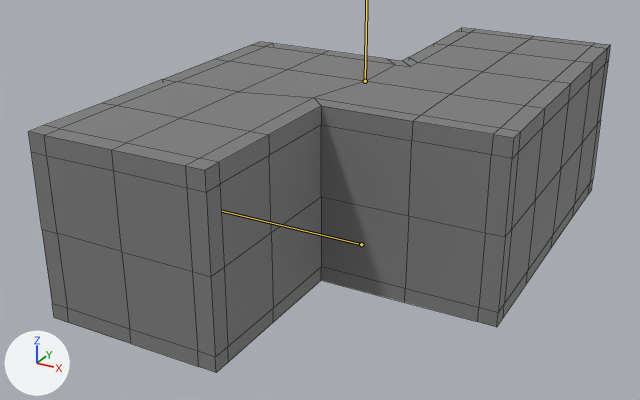
The FBX model Assets/_Main/Art/Models/SK_CubeS.fbx: old version first, new version second.
Before and after are seen from a camera (50 mm lens) standing at (0.0206, -0.0426, 0.0186) and looking at (-0.0018, -0.0019, -0.0018). Every picture has the same lights, and +X, +Y and +Z are marked at lower left. Both versions are drawn at the pose saved in each file; the numbers are the values there. The bones that bend it are drawn over the model as lines. Mesh edges are drawn as thin lines.

In view in the first picture: 'cubeS_GEO'.
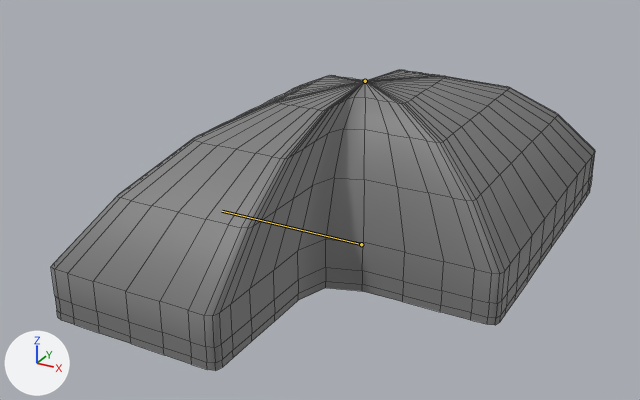
The change, as a diff of the scene's bpy script:
```diff
--- a/Assets/_Main/Art/Models/SK_CubeS.fbx.py
+++ b/Assets/_Main/Art/Models/SK_CubeS.fbx.py
@@ bone_tip_jnt @@
 bone_tip_jnt = bpy.data.objects['cubeS_GRP'].pose.bones['tip_JNT']  # child of 'base_JNT'
-bone_tip_jnt.scale = (1.0, 1.0, 1.0)
+bone_tip_jnt.scale = (0.01, 0.01, 0.01)
```

Location of each change, [x1, y1, x2, y2] in pixels of the pictures (640 x 400 px):
'cubeS_GEO', posed (7% narrower, 13% shorter): before [28, 28, 611, 373]; after [51, 70, 595, 371]
